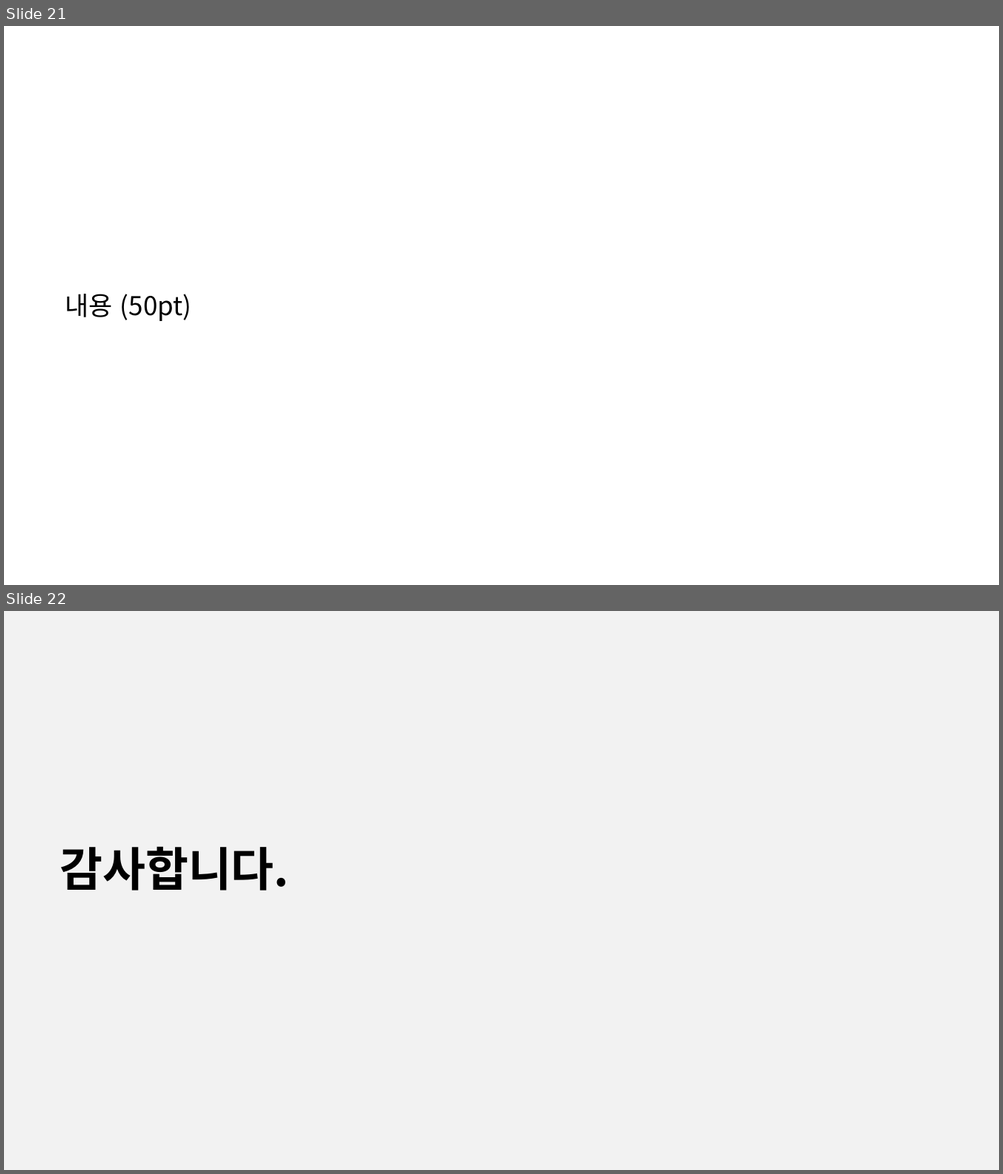
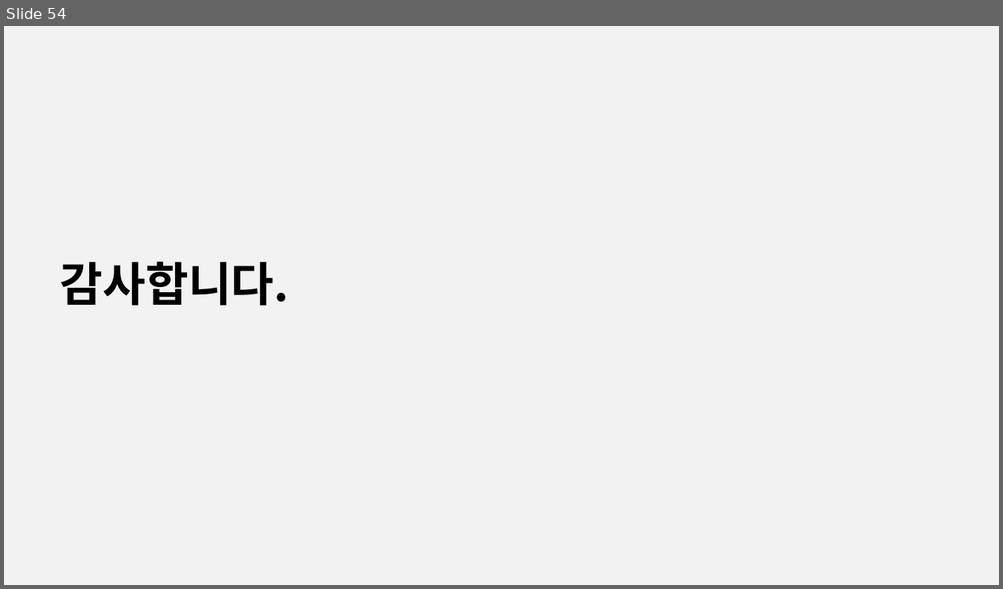
Before and after one commit to jacking75/conf_cpp_korea_2018-08, a slide deck: [C++ Korea 4th Seminar]Visual Cpp에서 유닛 테스트 하기.pptx. Shown one above the other, each under a label of ours: slides 21 and 22 before the commit, slide 54 after it. The pictures are 1003x1174 and 1003x589 pixels, drawn with LibreOffice and Linux fonts; fonts in the diff are those of the drawing. Boxes give left, top, right and bottom in pixels: in the first picture for what was removed or moved away, otherwise in the second. Text is boxed around its words. In the diff, an @@ line names an element or a change of style, - is before the commit and + after.

```diff
--- a/[C++ Korea 4th Seminar]Visual Cpp에서 유닛 테스트 하기.pptx
+++ b/[C++ Korea 4th Seminar]Visual Cpp에서 유닛 테스트 하기.pptx
@@ slide 21 removed at box(4, 26, 999, 585), background #FFFFFF @@
@@ text removed at box(65, 294, 192, 321) @@
-내용 (50pt)
@@ what was slide 22 is now slide 54 @@
```
Also in this commit, not shown: 34 slides added, 1 other slide removed.
